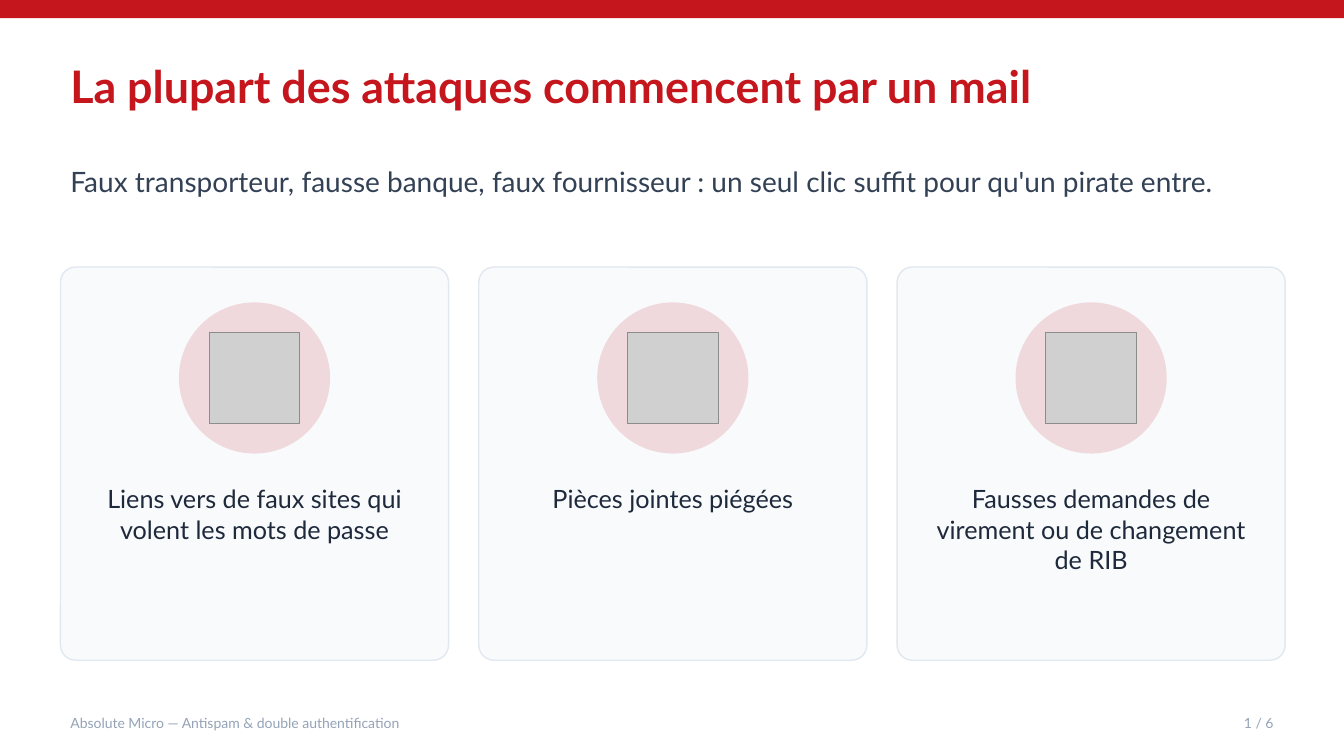
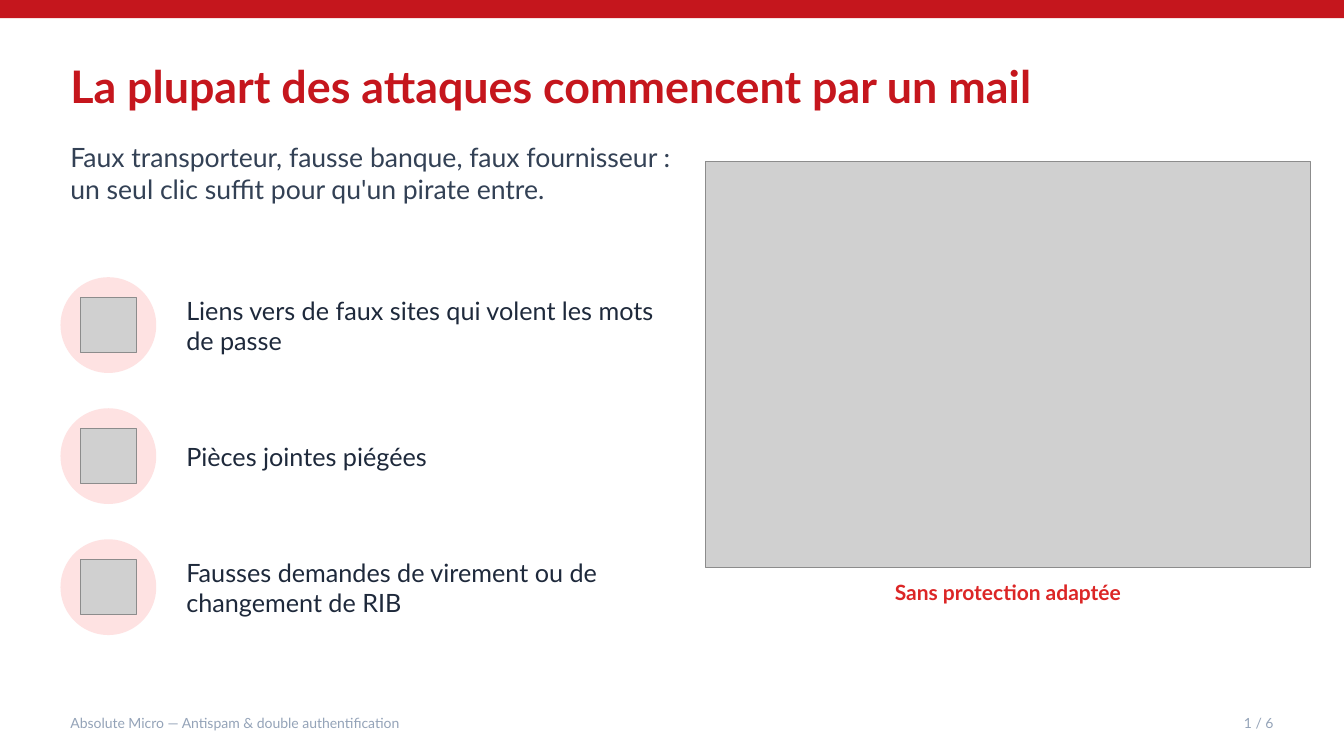
Before and after one commit to brunoflorin/absolute-devices, a slide deck: slide 2 of frontend/public/diaporamas/antispam.pptx. Drawn at 1344x756 pixels with LibreOffice and Linux fonts; fonts in the diff are those of the drawing; grey boxes stand for pictures. Boxes give left, top, right and bottom in pixels: in the first picture for what was removed or moved away, otherwise in the second. Text is boxed around its words. In the diff, an @@ line names an element or a change of style, - is before the commit and + after.

```diff
--- a/frontend/public/diaporamas/antispam.pptx
+++ b/frontend/public/diaporamas/antispam.pptx
@@ text "Faux transporteur, fausse banque, faux ..." at <box>70,147,657,204</box>: size 20 to 19 pt; vertical alignment middle to top @@
@@ picture added at <box>706,161,1311,568</box> @@
@@ rounded rectangle removed at <box>60,267,449,660</box> @@
@@ rounded rectangle removed at <box>479,267,867,660</box> @@
@@ rounded rectangle removed at <box>897,267,1286,660</box> @@
@@ ellipse added at <box>60,277,156,373</box>, fill #FEE2E2 @@
@@ picture added at <box>81,297,136,353</box> @@
@@ text "Liens vers de faux sites ...": place and size @@
-text "Liens vers de faux sites ..." at <box>107,489,401,543</box>
+text "Liens vers de faux sites ..." at <box>186,301,654,354</box>
@@ ellipse removed at <box>178,302,330,454</box> @@
@@ ellipse removed at <box>597,302,748,454</box> @@
@@ ellipse removed at <box>1015,302,1167,454</box> @@
@@ picture removed at <box>210,333,300,423</box> @@
@@ picture removed at <box>627,333,718,423</box> @@
@@ picture removed at <box>1047,333,1137,423</box> @@
@@ ellipse added at <box>60,408,156,504</box>, fill #FEE2E2 @@
@@ text "Pièces jointes piégées": place and size @@
-text "Pièces jointes piégées" at <box>552,489,793,513</box>
+text "Pièces jointes piégées" at <box>186,447,427,470</box>
@@ picture added at <box>81,429,136,484</box> @@
@@ ellipse added at <box>60,539,156,635</box>, fill #FEE2E2 @@
@@ alignment centre to left; vertical alignment top to middle in 3 elements at <box>186,447,427,470</box>, <box>186,301,654,354</box>, <box>186,563,597,617</box> @@
@@ text "Fausses demandes de virement ou ...": place and size @@
-text "Fausses demandes de virement ou ..." at <box>937,489,1246,569</box>
+text "Fausses demandes de virement ou ..." at <box>186,563,597,617</box>
@@ picture added at <box>81,560,136,615</box> @@
@@ text added at <box>895,584,1121,604</box>, 15 pt, text #DC2626, bold @@
+Sans protection adaptée
```
Also in this commit, not shown: 2 other slides changed, 37 other files.
